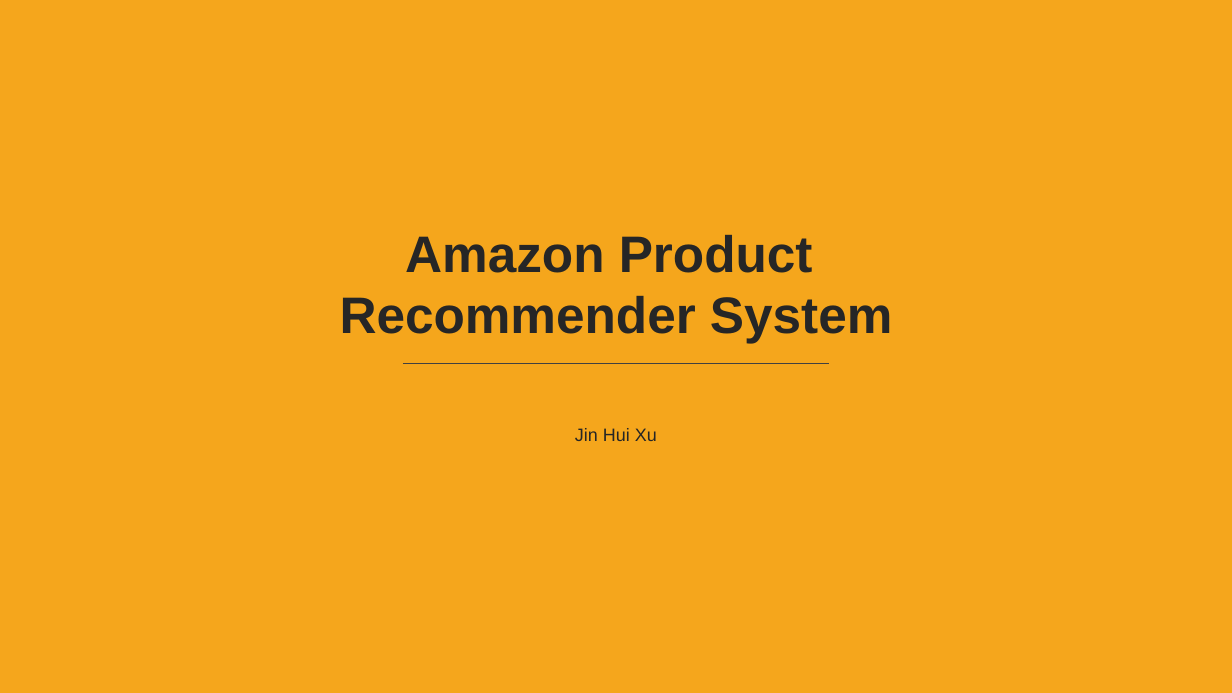
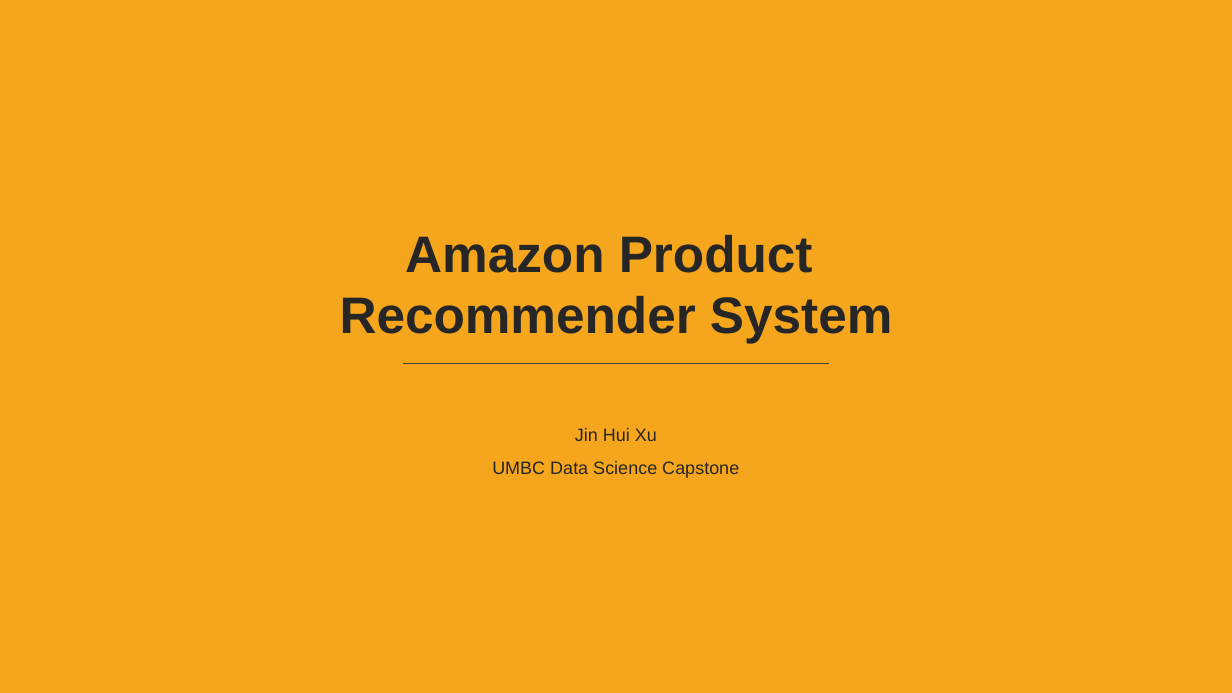
Before and after one commit to DATA-606-SPRING-2022/Jin_DATA606, a slide deck: slide 1 of presentation/Project_Presentation_EDA_v1.1.pptx. Drawn at 1232x693 pixels with LibreOffice and Linux fonts; fonts in the diff are those of the drawing; background and template pictures are left out. Boxes give left, top, right and bottom in pixels: in the first picture for what was removed or moved away, otherwise in the second. Text is boxed around its words. In the diff, an @@ line names an element or a change of style, - is before the commit and + after.

```diff
--- a/presentation/Project_Presentation_EDA_v1.1.pptx
+++ b/presentation/Project_Presentation_EDA_v1.1.pptx
@@ text "Jin Hui Xu": place and size @@
-text "Jin Hui Xu" at [575,428,657,441]
+text "Jin Hui Xu" at [492,428,739,478]
@@ text at [492,461,739,478]: paragraph added @@
+UMBC Data Science Capstone
```
